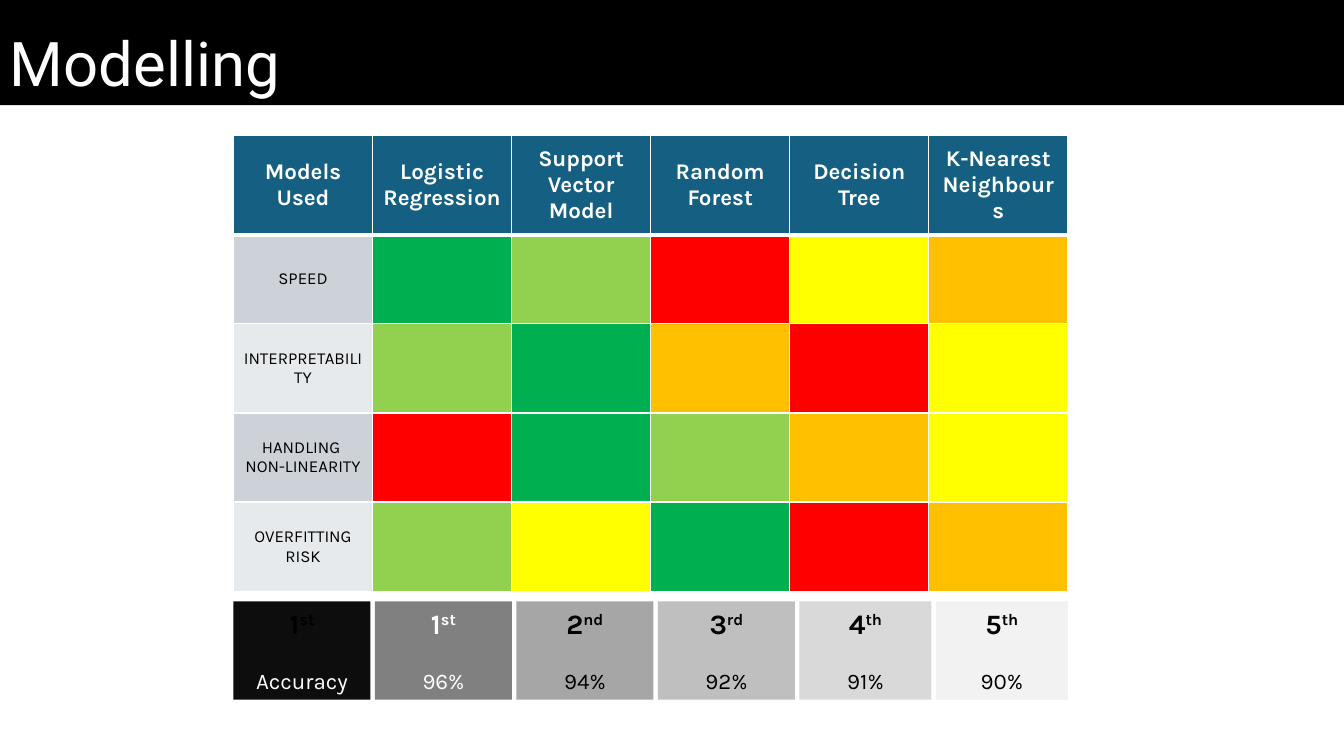
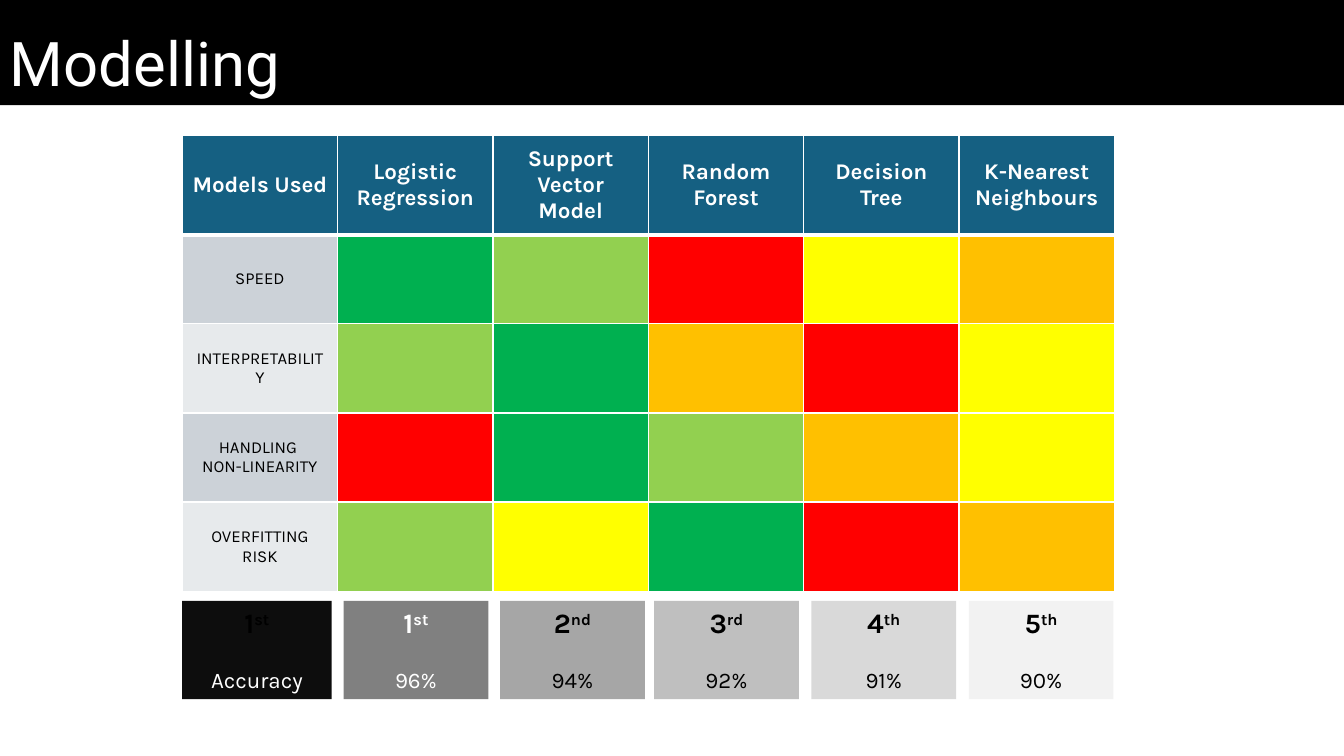
Before and after one commit to Whereiswendy/Fake-News-Predictor, a slide deck: slide 7 of Final_Slides.pptx (slide 9 before the commit). Drawn at 1344x756 pixels with LibreOffice and Linux fonts; fonts in the diff are those of the drawing. Boxes give left, top, right and bottom in pixels: in the first picture for what was removed or moved away, otherwise in the second. Text is boxed around its words. In the diff, an @@ line names an element or a change of style, - is before the commit and + after.

Commit message:
WW - last edits

```diff
--- a/Final_Slides.pptx
+++ b/Final_Slides.pptx
@@ table: place and size @@
-table at <box>234,135,1069,592</box>
+table at <box>182,135,1114,592</box>
@@ rectangle "1st": place and size @@
-rectangle "1st" at <box>234,602,371,701</box>
+rectangle "1st" at <box>182,601,332,700</box>
@@ rectangle "1st": place and size @@
-rectangle "1st" at <box>375,602,512,701</box>
+rectangle "1st" at <box>344,601,489,700</box>
@@ rectangle "2nd": place and size @@
-rectangle "2nd" at <box>516,602,653,701</box>
+rectangle "2nd" at <box>500,601,645,700</box>
@@ rectangle "3rd": place and size @@
-rectangle "3rd" at <box>658,602,796,701</box>
+rectangle "3rd" at <box>654,601,800,700</box>
@@ rectangle "4th": place and size @@
-rectangle "4th" at <box>800,602,932,701</box>
+rectangle "4th" at <box>812,601,957,700</box>
@@ rectangle "5th": place and size @@
-rectangle "5th" at <box>936,602,1068,701</box>
+rectangle "5th" at <box>969,601,1114,700</box>
```
Also in this commit, not shown: 3 other slides changed, 2 slides removed.
